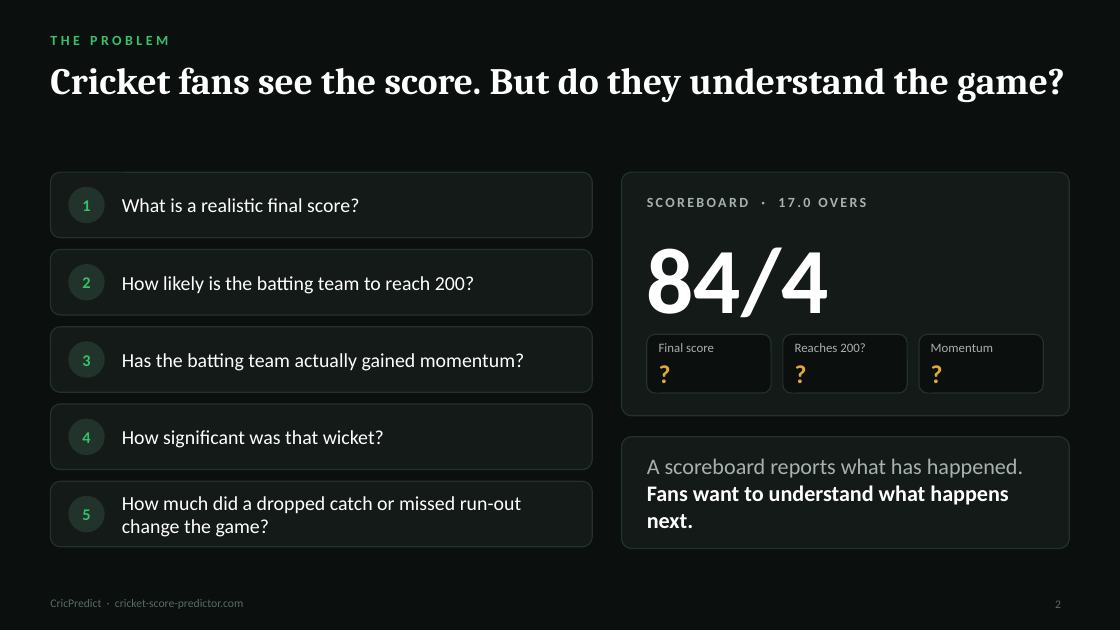
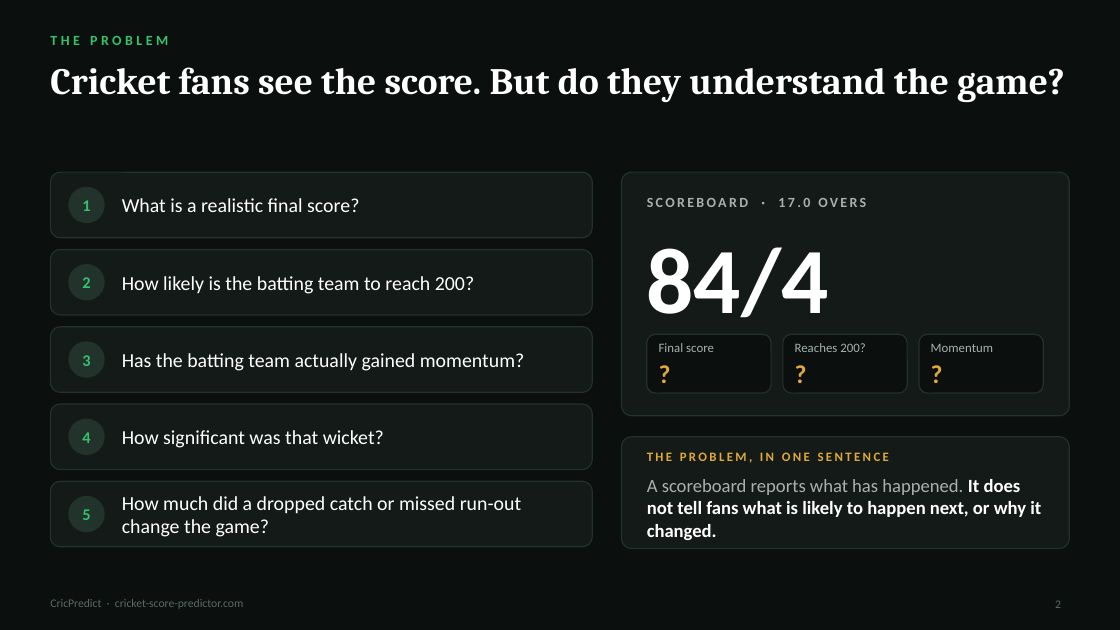
Before and after one commit to econsmaestro/cricket-score-predictor, a slide deck: slide 2 of presentation/CricPredict_Cricketviz.pptx. Drawn at 1120x630 pixels with LibreOffice and Linux fonts; fonts in the diff are those of the drawing. Boxes give left, top, right and bottom in pixels: in the first picture for what was removed or moved away, otherwise in the second. Text is boxed around its words. In the diff, an @@ line names an element or a change of style, - is before the commit and + after.

```diff
--- a/presentation/CricPredict_Cricketviz.pptx
+++ b/presentation/CricPredict_Cricketviz.pptx
@@ text at (647, 479, 1041, 540): text changed; size 19 to 16 pt @@
-A scoreboard reports what has happened. Fans want to understand what happens next.
+A scoreboard reports what has happened. It does not tell fans what is likely to happen next, or why it changed.
@@ text "A scoreboard reports what has ..." at (647, 479, 1041, 540): vertical alignment middle to top @@
@@ text added at (647, 452, 889, 463), 11 pt, text #E0A93B, bold @@
+THE PROBLEM, IN ONE SENTENCE
```
Also in this commit, not shown: 1 other slide changed, 2 other files.
